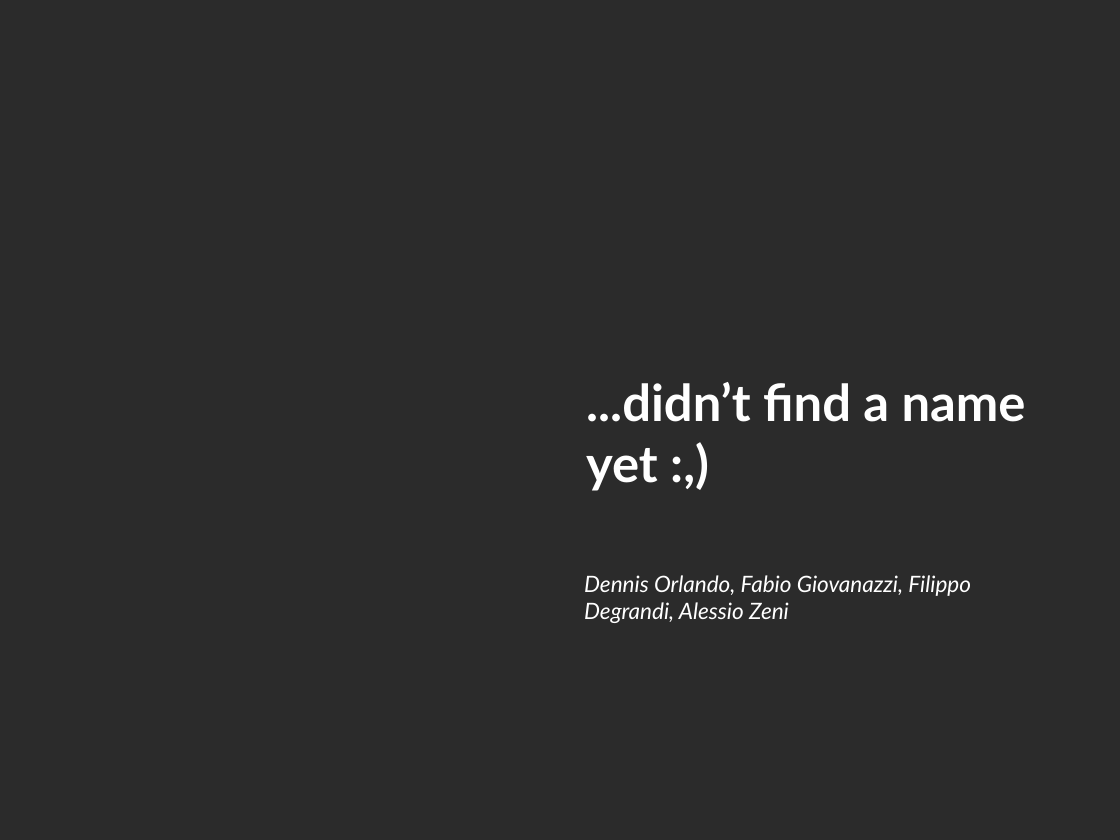
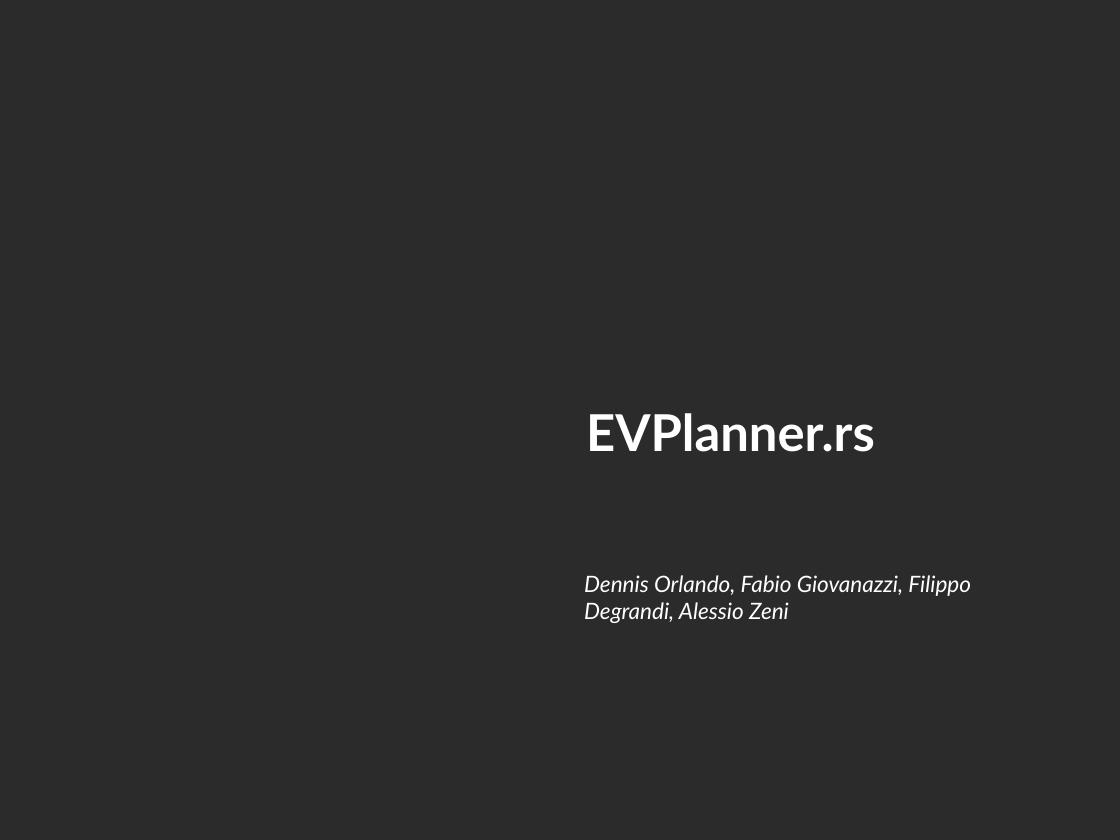
Before and after one commit to dennisorlando/hackeroni, a slide deck: slide 1 of presentazione_split1_temp.odp. Drawn at 1120x840 pixels with LibreOffice and Linux fonts; fonts in the diff are those of the drawing; background and template pictures are left out; a plain dark background stands for a picture behind light text. Boxes give left, top, right and bottom in pixels: in the first picture for what was removed or moved away, otherwise in the second. Text is boxed around its words. In the diff, an @@ line names an element or a change of style, - is before the commit and + after.

```diff
--- a/presentazione_split1_temp.odp
+++ b/presentazione_split1_temp.odp
@@ title at (586,413,875,452): text changed @@
-...didn’t find a name yet :,)
+EVPlanner.rs
```
Also in this commit, not shown: 1 other slide changed, 2 other files.
